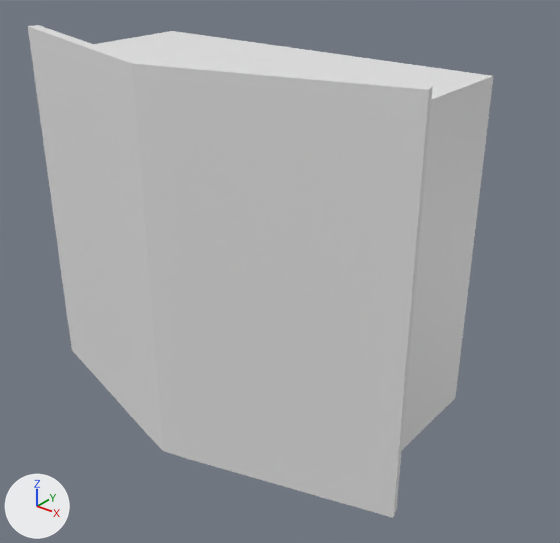
Before and after pictures for a commit that changed the OBJ model models/structures/house.obj.
One viewpoint serves both versions: a 50 mm camera at (58.9, -79.6, 38.1) aimed at (1.7, -8.1, -6.2). Every picture has the same lights, and +X, +Y and +Z are marked at lower left. Where no turn or scale is listed for an object, it has been applied to the vertices.
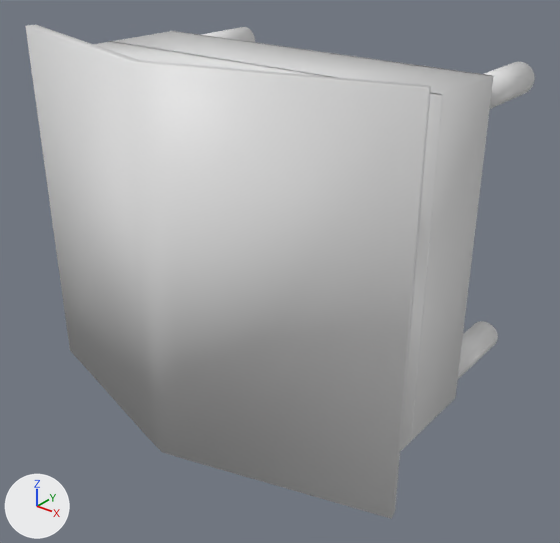
Boxes (x1, y1, x2, y2) around the edits, measured in the pictures (560 x 543 px; the box of a moved part takes in the faces that stretch with it):
'Cube', reshaped: before (28, 25, 494, 518); after (25, 25, 494, 519)
'Cylinder', added: after (201, 27, 535, 379)
part 1 of me_cube, moved or reshaped: before (28, 25, 433, 518); after (25, 25, 431, 519)
part 2 of me_cube, built on: after (109, 30, 493, 440)

Patch to the scene script:
```diff
--- a/models/structures/house.obj.py
+++ b/models/structures/house.obj.py
@@ me_cube @@
 # used by ob_cube; location = (0.0, 0.0, 0.0)
-me_cube.from_pydata(...)  # 88 vertices, 160 faces; spans x -28.0..28.0, y -28.9..0.0, z -23.5..23.5
+me_cube.from_pydata(...)  # 118 vertices, 222 faces; spans x -28.0..28.0, y -29.2..0.0, z -23.4..23.6
+# me_cube part 1: the loose piece of 20 vertices spanning x -28.0..28.0, y -28.9..-19.7, z -23.5..23.5 is moved by (0.0, -0.3, 0.1)
+# me_cube part 2
+# 8 faces are deleted
+# 30 vertices are added at x -24.4..24.4, y -11.5..-0.3, z -20.6..20.8
+# 70 new faces join them
+# me_cube part 3: the surface is now shaded smooth
 me_cube.materials.append(mat_material)
@@ me_cylinder @@
+me_cylinder.from_pydata(...)  # a 32-sided cylinder along y spanning x -24.0..-20.0, y 0.0..13.0, z -20.0..-16.0; a 32-sided cylinder along y spanning x 20.0..24.0, y 0.0..13.0, z -20.0..-16.0; a 32-sided cylinder along y spanning x -24.0..-20.0, y 0.0..13.0, z 16.0..20.0; a 32-sided cylinder along y spanning x 20.0..24.0, y 0.0..13.0, z 16.0..20.0
+me_cylinder.materials.append(mat_material)  # white #e7e7e7
@@ ob_cylinder @@
+ob_cylinder = bpy.data.objects.new('Cylinder', me_cylinder)
+ob_cylinder.location = (0.0, 0.0, 0.0)
```
